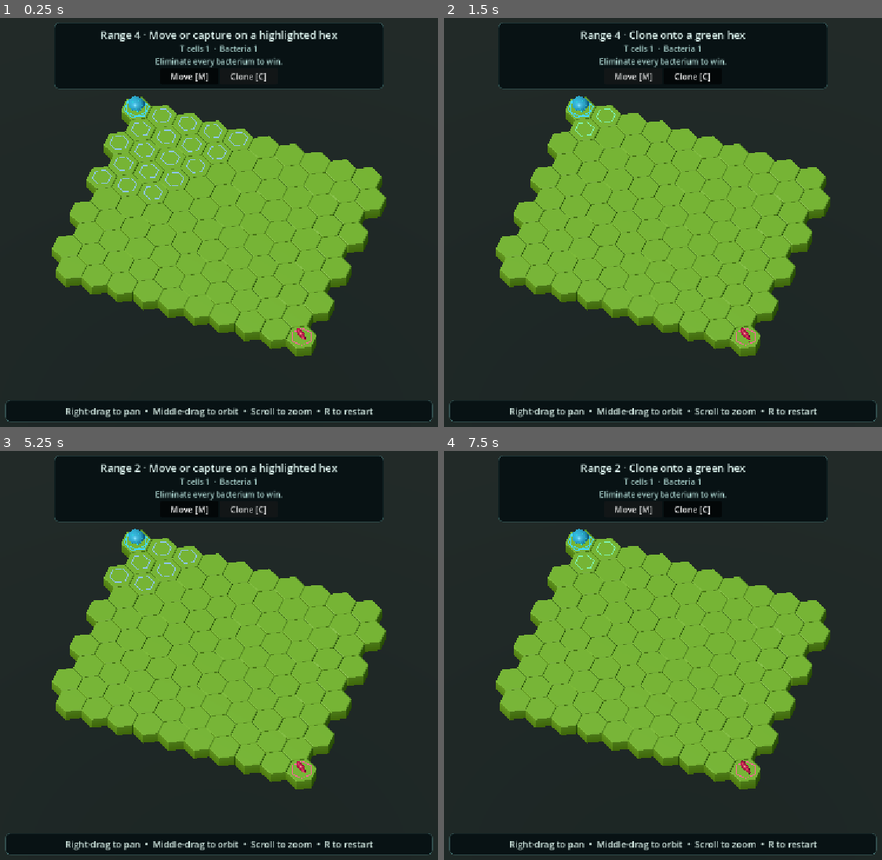
Above: before the commit, frames 1-4 (two rows, left to right).
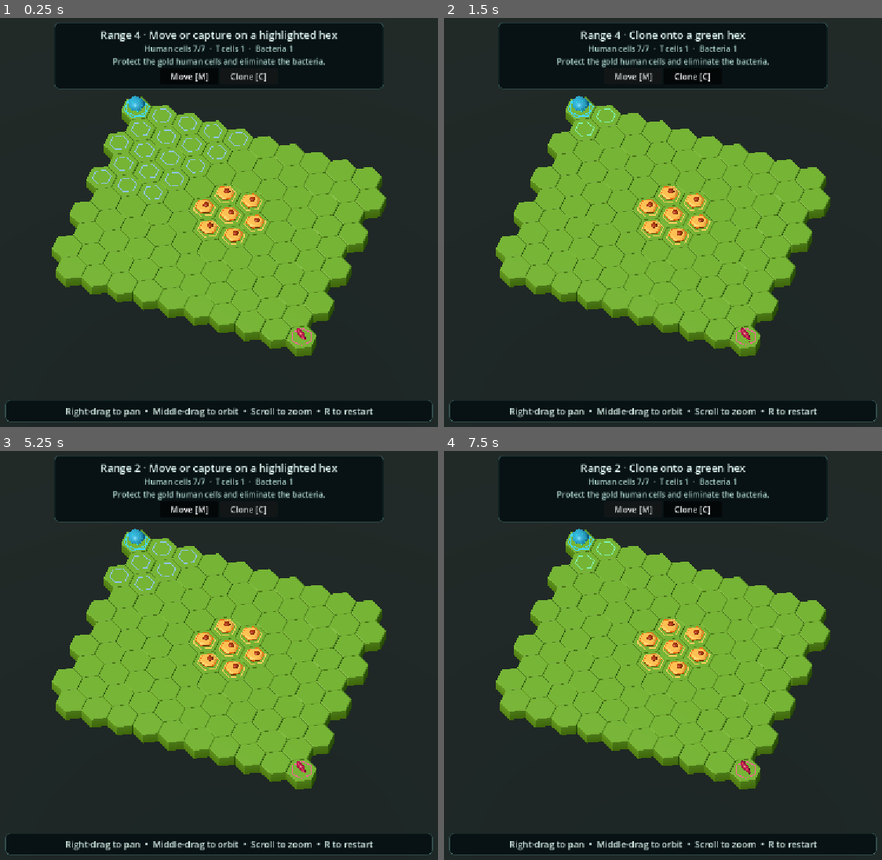
Above: after the commit, the same moments.

Repository: kitretsu101/IMMUNE
Game: Godot game, scene res://scenes/node_3d.tscn
Two runs of this game, one before a commit and one after it. Both use one fixed random seed, a clock stepped at 60 frames per second and the inputs below.
Inputs (mouse positions are in pixels of both pictures, inside the frame that each line leads up to):
- Up to frame 1 (0.25 s): no input
- Up to frame 2 (1.5 s): click "Move [M]" at 0.5 s; click "Clone [C]" at 1.25 s
- Up to frame 3 (5.25 s): click "Move [M]" at 2 s; click "Clone [C]" at 2.75 s; click "Move [M]" at 3.5 s; click "Clone [C]" at 4.25 s; tap Enter at 5 s; move the mouse to (359, 635) at 5.02 s; tap R at 5.1 s; click (359, 635) at 5.17 s
- Up to frame 4 (7.5 s): tap Space at 5.75, 7.25 s; drag from (535, 675) to (632, 737) at 5.77 s; tap Enter at 6.5 s; move the mouse to (724, 561) at 6.52 s; tap M at 6.6 s; click (724, 561) at 6.67 s; tap R at 6.8 s; drag from (632, 737) to (474, 594) at 7.27 s

The runs differ from the first frame. In frame 1, 1.7% of the frame differs, in the area x 25-75%, y 6-56%; in frame 2, 1.7%; in frame 3, 1.7%; in frame 4, 1.7%.

Commit message:
Add central human-cell infection objectives

Diff:
--- a/scenes/cell_rules.gd
+++ b/scenes/cell_rules.gd
@@ -2,10 +2,13 @@
 
 const IMMUNE := 1
 const BACTERIA := 2
+const HUMAN := 3
 const MAX_MOVE := 4
 const MAX_INFECT := 7
 const NO_ACTION := Vector3i(-1, -1, 0)
 const WIN_SCORE := 100000.0
+const INFECTION_VALUE := 250.0
+const APPROACH_VALUE := 20.0
 
 var neighbors: Array[PackedInt64Array]
 var positions: PackedVector3Array
@@ -48,7 +51,7 @@
 	return options
 
 
-# Only empty tiles can be crossed. An enemy tile ends the path and is captured on arrival.
+# Only empty tiles can be crossed. Human cells block T cells and can be infected by bacteria.
 func move_parents(cells: Array[Vector3i], start: int) -> Dictionary:
 	var parents := {start: -1}
 	var frontier := PackedInt32Array([start])
@@ -57,7 +60,8 @@
 		var next := PackedInt32Array()
 		for tile in frontier:
 			for target in neighbors[tile]:
-				if parents.has(target) or cells[target].x == team:
+				var occupant := cells[target].x
+				if parents.has(target) or occupant == team or (team == IMMUNE and occupant == HUMAN):
 					continue
 				parents[target] = tile
 				if cells[target] == Vector3i.ZERO:
@@ -84,11 +88,13 @@
 	if action.z == 1 or cells[action.y] == Vector3i.ZERO:
 		return captured
 	captured.append(action.y)
+	if cells[action.y].x != HUMAN:
+		return captured
 	var attacker := cells[action.x]
 	for tile in neighbors[action.y]:
 		if captured.size() >= attacker.z:
 			break
-		if cells[tile].x != 0 and cells[tile].x != attacker.x:
+		if cells[tile].x == HUMAN:
 			captured.append(tile)
 	return captured
 
@@ -103,36 +109,75 @@
 	cells[action.x] = Vector3i.ZERO
 
 
-func piece_value(cell: Vector3i, tile: int) -> float:
-	# Material leads the evaluation. A smaller positional bonus breaks ties toward the opponent.
-	var advance := positions[tile].x + positions[tile].z
-	if cell.x == BACTERIA:
-		return 12.0 + cell.y * 1.4 + cell.z * 1.1 - advance * 0.09
-	return 12.0 + cell.y * 1.4 + advance * 0.09
+func infection_distances(cells: Array[Vector3i]) -> PackedInt32Array:
+	var distances := PackedInt32Array()
+	distances.resize(cells.size())
+	distances.fill(cells.size())
+	var frontier := PackedInt32Array()
+	for tile in cells.size():
+		if cells[tile].x == HUMAN:
+			distances[tile] = 0
+			frontier.append(tile)
+	var index := 0
+	while index < frontier.size():
+		var tile := frontier[index]
+		for neighbor in neighbors[tile]:
+			if distances[neighbor] == cells.size():
+				distances[neighbor] = distances[tile] + 1
+				frontier.append(neighbor)
+		index += 1
+	return distances
 
 
-func score(cells: Array[Vector3i]) -> float:
-	var result := 0.0
+func nearest_bacteria(cells: Array[Vector3i], distances: PackedInt32Array) -> Vector2i:
+	var nearest := Vector2i(cells.size(), cells.size())
+	for tile in cells.size():
+		if cells[tile].x != BACTERIA:
+			continue
+		var distance := distances[tile]
+		if distance < nearest.x:
+			nearest = Vector2i(distance, nearest.x)
+		elif distance < nearest.y:
+			nearest.y = distance
+	return nearest
+
+
+func piece_value(cell: Vector3i, tile: int, distances: PackedInt32Array) -> float:
+	if cell.x == BACTERIA:
+		var pressure := maxf(0.0, 12.0 - distances[tile] * 2.0)
+		return 8.0 + cell.y * 0.8 + cell.z * 0.7 + pressure
+	return 12.0 + cell.y * 1.4 + (positions[tile].x + positions[tile].z) * 0.09
+
+
+func score(cells: Array[Vector3i], distances: PackedInt32Array, nearest: Vector2i) -> float:
+	var result := -nearest.x * APPROACH_VALUE
 	for tile in cells.size():
 		var cell := cells[tile]
 		if cell.x == IMMUNE:
-			result -= piece_value(cell, tile)
+			result -= piece_value(cell, tile, distances)
 		elif cell.x == BACTERIA:
-			result += piece_value(cell, tile)
+			result += piece_value(cell, tile, distances)
+		elif cell.x == HUMAN:
+			result -= INFECTION_VALUE
 	return result
 
 
-func immune_reply_score(cells: Array[Vector3i], action: Vector3i, current: float, bacteria: int) -> float:
+func immune_reply_score(
+	cells: Array[Vector3i], action: Vector3i, current: float, bacteria: int,
+	distances: PackedInt32Array, nearest: Vector2i
+) -> float:
 	var cell := cells[action.x]
 	if action.z == 1:
 		var total := 0.0
 		var variants := clone_variants(cell)
 		for clone in variants:
-			total += piece_value(clone, action.y)
+			total += piece_value(clone, action.y, distances)
 		return current - total / variants.size()
 	var target := cells[action.y]
 	if target.x == BACTERIA:
 		if bacteria == 1:
 			return -WIN_SCORE
-		current -= piece_value(target, action.y)
-	return current + piece_value(cell, action.x) - piece_value(cell, action.y)
+		current -= piece_value(target, action.y, distances)
+		if distances[action.y] == nearest.x:
+			current -= (nearest.y - nearest.x) * APPROACH_VALUE
+	return current + piece_value(cell, action.x, distances) - piece_value(cell, action.y, distances)
--- a/scenes/hex_board.gd
+++ b/scenes/hex_board.gd
@@ -4,10 +4,12 @@
 const CellPiece := preload("res://scenes/cell_piece.gd")
 const T_CELL_MODEL := preload("res://assets/t_cell/t_cell.gltf")
 const BACTERIA_MODEL := preload("res://assets/bacteria/bacterium_game.gltf")
+const HUMAN_CELL_MODEL := preload("res://scenes/human_cell_hex.tscn")
 const SWIM_SHADER := preload("res://scenes/bacterium_swim.gdshader")
 const COLUMNS := 10
 const ROWS := 10
 const PIECE_COUNT := COLUMNS * ROWS
+const HUMAN_CELL_TILES := [34, 35, 44, 45, 46, 54, 55]
 const ROW_SPACING := sqrt(3.0)
 const TILE_RADIUS := 2.0 / sqrt(3.0)
 const ZOOM_STEP := 0.85
@@ -50,6 +52,7 @@
 @onready var clone_button: Button = $Interface/MatchPanel/MatchInfo/Actions/Clone
 @onready var immune_color := marker_material(Color("#44d8ff"))
 @onready var bacteria_color := marker_material(Color("#ff649b"))
+@onready var human_cell_color := marker_material(Color("#ffcc60"))
 @onready var clone_color := marker_material(Color("#80efac"))
 @onready var move_color := marker_material(Color("#8dc5e8"))
 @onready var capture_color := marker_material(Color("#ff9c71"))
@@ -113,7 +116,10 @@
 	cells[PIECE_COUNT - 1] = rules.starting_cell(Rules.BACTERIA)
 	spawn_piece(0)
 	spawn_piece(PIECE_COUNT - 1)
-	activity.text = "Eliminate every bacterium to win."
+	for tile in HUMAN_CELL_TILES:
+		cells[tile] = Vector3i(Rules.HUMAN, 0, 0)
+		spawn_piece(tile)
+	activity.text = "Protect the gold human cells and eliminate the bacteria."
 	start_human_turn()
 
 
@@ -126,10 +132,22 @@
 
 
 func spawn_piece(tile: int) -> void:
-	var immune := cells[tile].x == Rules.IMMUNE
+	var team := cells[tile].x
+	var model_scene: PackedScene
+	var color: StandardMaterial3D
+	match team:
+		Rules.IMMUNE:
+			model_scene = T_CELL_MODEL
+			color = immune_color
+		Rules.BACTERIA:
+			model_scene = BACTERIA_MODEL
+			color = bacteria_color
+		Rules.HUMAN:
+			model_scene = HUMAN_CELL_MODEL
+			color = human_cell_color
 	var piece := CellPiece.new()
-	var model := (T_CELL_MODEL if immune else BACTERIA_MODEL).instantiate() as Node3D
-	if not immune:
+	var model := model_scene.instantiate() as Node3D
+	if team == Rules.BACTERIA:
 		model.scale = Vector3.ONE * 5.6
 		for surface in model.find_children("*", "MeshInstance3D", true, false):
 			surface.material_override = swim_material
@@ -137,12 +155,13 @@
 	var marker := team_marker.duplicate() as MeshInstance3D
 	marker.position.y = 0.023
 	marker.scale = Vector3(0.86, 1.0, 0.86)
-	marker.material_override = immune_color if immune else bacteria_color
+	marker.material_override = color
 	marker.show()
 	piece.add_child(marker)
 	piece.add_child(model)
 	piece.position = rules.positions[tile]
-	piece.rotation.y = 2.45 if immune else -0.68
+	if team != Rules.HUMAN:
+		piece.rotation.y = 2.45 if team == Rules.IMMUNE else -0.68
 	piece_layer.add_child(piece)
 	pieces[tile] = piece
 
@@ -200,7 +219,9 @@
 	clone_button.disabled = not can_act
 	move_button.set_pressed_no_signal(not cloning)
 	clone_button.set_pressed_no_signal(cloning)
-	team_counts = "T cells %d  ·  Bacteria %d" % [count_team(Rules.IMMUNE), count_team(Rules.BACTERIA)]
+	team_counts = "Human cells %d/%d  ·  T cells %d  ·  Bacteria %d" % [
+		count_team(Rules.HUMAN), HUMAN_CELL_TILES.size(), count_team(Rules.IMMUNE), count_team(Rules.BACTERIA)
+	]
 	match_goal.text = team_counts
 	if moving:
 		match_status.text = "T cell moving…" if turn == Rules.IMMUNE else "Bacterium moving…"
@@ -246,7 +267,7 @@
 func take_ai_turn() -> void:
 	var serial := match_serial
 	var bacteria := count_team(Rules.BACTERIA)
-	var immune := count_team(Rules.IMMUNE)
+	var humans := count_team(Rules.HUMAN)
 	var options := rules.actions(cells, Rules.BACTERIA)
 	if options.is_empty():
 		pass_turn("Bacteria")
@@ -254,8 +275,10 @@
 	var best := Rules.NO_ACTION
 	var best_score := -INF
 	var deadline := Time.get_ticks_usec() + AI_FRAME_BUDGET_USEC
+	var distances := rules.infection_distances(cells)
 	for action in options:
-		if rules.captured_tiles(cells, action).size() == immune:
+		var infecting := cells[action.y].x == Rules.HUMAN
+		if infecting and rules.captured_tiles(cells, action).size() == humans:
 			play_action(action)
 			return
 		var variants: Array[Vector3i] = [Vector3i.ZERO]
@@ -266,13 +289,17 @@
 			var reply_board := cells.duplicate()
 			rules.apply(reply_board, action, clone)
 			var replies := rules.actions(reply_board, Rules.IMMUNE)
-			var next_score := rules.score(reply_board)
+			var reply_distances := rules.infection_distances(reply_board) if infecting else distances
+			var nearest := rules.nearest_bacteria(reply_board, reply_distances)
+			var next_score := rules.score(reply_board, reply_distances, nearest)
 			if replies.is_empty():
 				total += next_score
 			else:
 				var worst_reply := INF
 				for reply in replies:
-					var score := rules.immune_reply_score(reply_board, reply, next_score, bacteria + action.z)
+					var score := rules.immune_reply_score(
+						reply_board, reply, next_score, bacteria + action.z, reply_distances, nearest
+					)
 					worst_reply = minf(worst_reply, score)
 					if worst_reply == -Rules.WIN_SCORE or (action.z == 0 and worst_reply <= best_score):
 						break
@@ -320,6 +347,7 @@
 func finish_move(action: Vector3i, serial: int, distance: int) -> void:
 	if serial != match_serial:
 		return
+	var infecting := cells[action.y].x == Rules.HUMAN
 	var captured := rules.captured_tiles(cells, action)
 	for tile in captured:
 		pieces[tile].queue_free()
@@ -332,19 +360,21 @@
 	moving = false
 	var team := "T cell" if turn == Rules.IMMUNE else "Bacterium"
 	activity.text = "%s moved %d hexes." % [team, distance]
-	if not captured.is_empty():
+	if infecting:
+		activity.text = "Bacterium infected %d human cell(s)." % captured.size()
+	elif not captured.is_empty():
 		activity.text = "%s consumed %d opposing cell(s)." % [team, captured.size()]
 	finish_turn()
 
 
 func finish_turn() -> void:
-	var opponent := Rules.BACTERIA if turn == Rules.IMMUNE else Rules.IMMUNE
-	if count_team(opponent) == 0:
-		var result := "You win!" if turn == Rules.IMMUNE else "Bacteria win"
+	var goal := Rules.BACTERIA if turn == Rules.IMMUNE else Rules.HUMAN
+	if count_team(goal) == 0:
+		var result := "You win! · Bacteria eliminated" if turn == Rules.IMMUNE else "Bacteria win · All human cells infected"
 		turn = 0
 		update_interface()
 		match_status.text = result + " · Press R to restart"
-	elif opponent == Rules.BACTERIA:
+	elif turn == Rules.IMMUNE:
 		start_bacteria_turn()
 	else:
 		start_human_turn()
@@ -442,7 +472,7 @@
 		hover_ring.position = rules.positions[hovered] + Vector3.UP * 0.018
 	var details := team_counts
 	if turn == Rules.IMMUNE and not moving and hovered >= 0 and cells[hovered].x == Rules.BACTERIA:
-		details += "  ·  Hovered bacterium: range %d, infectibility %d" % [cells[hovered].y, cells[hovered].z]
+		details += "  ·  Range %d, infectibility %d" % [cells[hovered].y, cells[hovered].z]
 	if match_goal.text != details:
 		match_goal.text = details
 
--- a/scenes/human_cell_hex.tscn
+++ b/scenes/human_cell_hex.tscn
@@ -1,38 +1,50 @@
 [gd_scene format=3]
 
-[ext_resource type="PackedScene" path="res://assets/human_cell/human-cell.glb" id="1_cell"]
-[ext_resource type="Shader" path="res://scenes/human_cell_hex.gdshader" id="2_shape"]
-[ext_resource type="Texture2D" path="res://assets/human_cell/human-cell_Image_0.jpg" id="3_color"]
-[ext_resource type="Texture2D" path="res://assets/human_cell/human-cell_Image_1.jpg" id="4_surface"]
+[sub_resource type="StandardMaterial3D" id="Material_membrane"]
+albedo_color = Color(0.88, 0.42, 0.08, 1)
+roughness = 0.42
 
-[sub_resource type="StandardMaterial3D" id="StandardMaterial3D_membrane"]
-albedo_color = Color(0.38, 0.57, 0.79, 1)
-metallic = 0.22
-roughness = 0.34
-
-[sub_resource type="CylinderMesh" id="CylinderMesh_membrane"]
-material = SubResource("StandardMaterial3D_membrane")
-top_radius = 0.189
-bottom_radius = 0.159
-height = 0.078
+[sub_resource type="CylinderMesh" id="Mesh_membrane"]
+material = SubResource("Material_membrane")
+top_radius = 0.69
+bottom_radius = 0.57
+height = 0.24
 radial_segments = 6
 rings = 0
 
-[sub_resource type="ShaderMaterial" id="ShaderMaterial_contents"]
-shader = ExtResource("2_shape")
-shader_parameter/cell_color = ExtResource("3_color")
-shader_parameter/cell_metallic_roughness = ExtResource("4_surface")
+[sub_resource type="StandardMaterial3D" id="Material_cytoplasm"]
+albedo_color = Color(1, 0.71, 0.31, 1)
+roughness = 0.49
+
+[sub_resource type="CylinderMesh" id="Mesh_cytoplasm"]
+material = SubResource("Material_cytoplasm")
+top_radius = 0.50
+bottom_radius = 0.63
+height = 0.12
+radial_segments = 6
+rings = 0
+
+[sub_resource type="StandardMaterial3D" id="Material_nucleus"]
+albedo_color = Color(0.65, 0.21, 0.08, 1)
+roughness = 0.37
+
+[sub_resource type="SphereMesh" id="Mesh_nucleus"]
+material = SubResource("Material_nucleus")
+radius = 0.23
+height = 0.29
+radial_segments = 10
+rings = 5
 
 [node name="HexagonalHumanCell" type="Node3D"]
 
 [node name="Membrane" type="MeshInstance3D" parent="."]
-position = Vector3(0, 0.039, 0)
-mesh = SubResource("CylinderMesh_membrane")
+position = Vector3(0, 0.13, 0)
+mesh = SubResource("Mesh_membrane")
 
-[node name="CellContents" parent="." instance=ExtResource("1_cell")]
+[node name="Cytoplasm" type="MeshInstance3D" parent="."]
+position = Vector3(0, 0.31, 0)
+mesh = SubResource("Mesh_cytoplasm")
 
-[node name="human-cell" parent="CellContents" index="0"]
-custom_aabb = AABB(-0.19, 0, -0.19, 0.38, 0.195, 0.38)
-material_override = SubResource("ShaderMaterial_contents")
-
-[editable path="CellContents"]
+[node name="Nucleus" type="MeshInstance3D" parent="."]
+position = Vector3(0.10, 0.38, -0.08)
+mesh = SubResource("Mesh_nucleus")
Not shown, changed: assets/CREDITS.md
